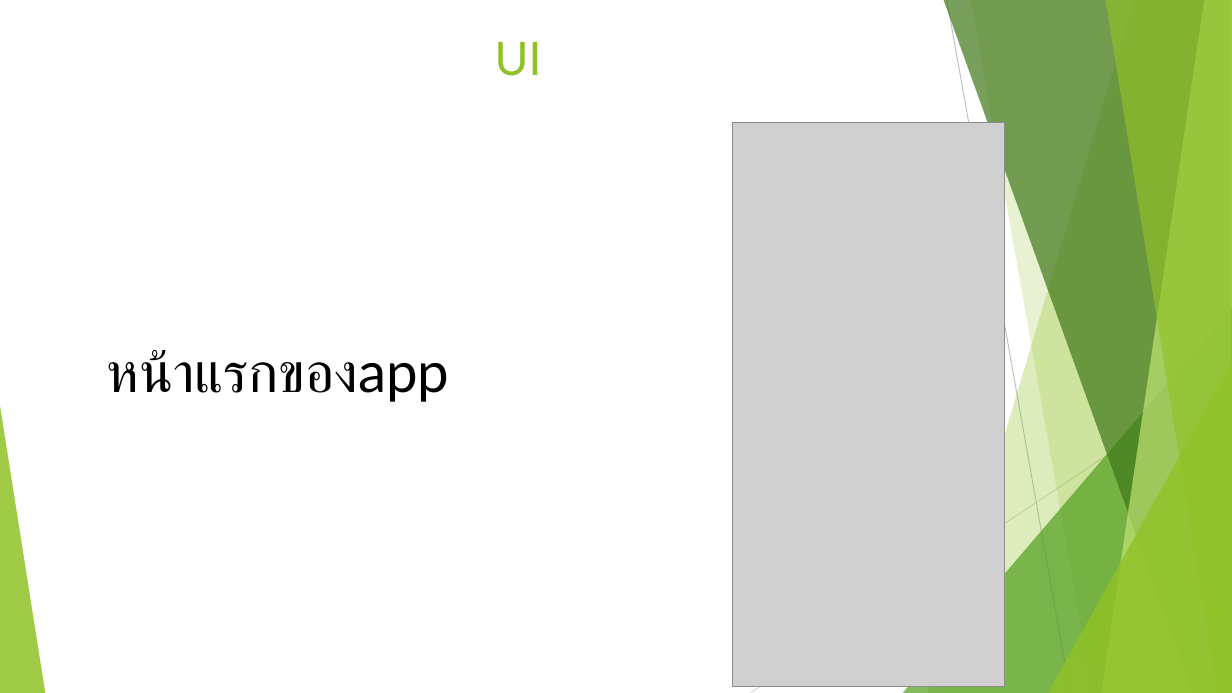
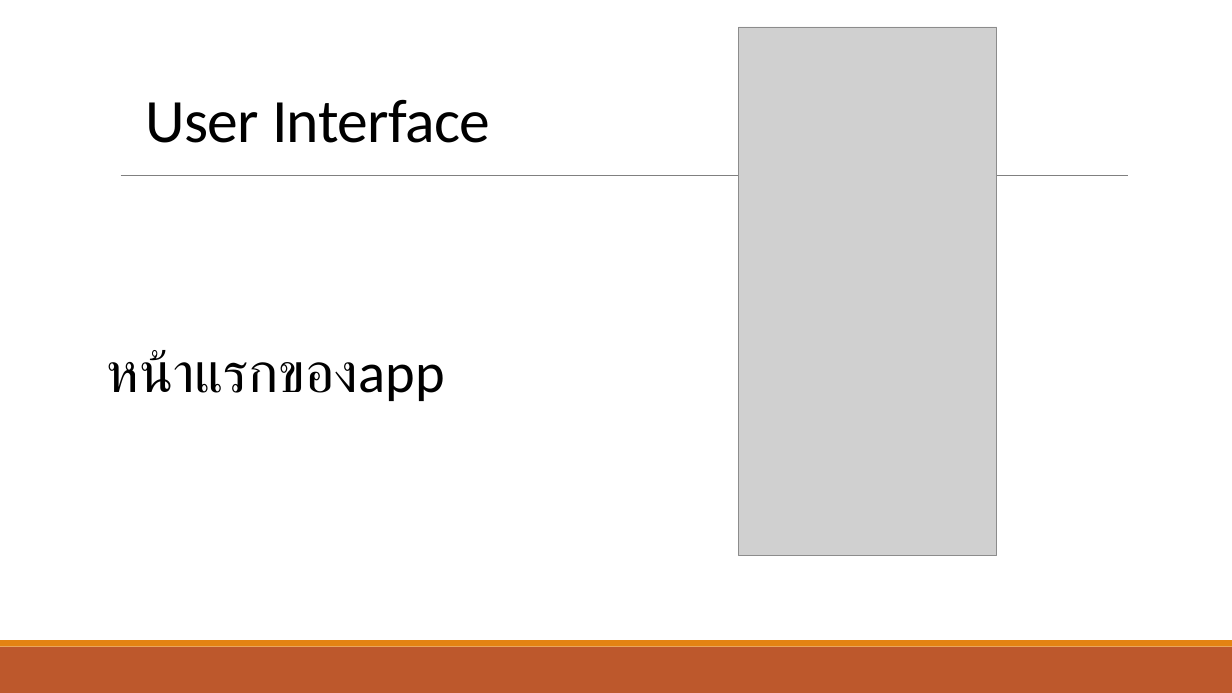
Before and after one commit to entenxl123/New, a slide deck: slide 7 of PROJECT.pptx (slide 5 before the commit). Drawn at 1232x693 pixels with LibreOffice and Linux fonts; fonts in the diff are those of the drawing; grey boxes stand for pictures. Boxes give left, top, right and bottom in pixels: in the first picture for what was removed or moved away, otherwise in the second. Text is boxed around its words. In the diff, an @@ line names an element or a change of style, - is before the commit and + after.

```diff
--- a/PROJECT.pptx
+++ b/PROJECT.pptx
@@ title "User Interface" at box(146, 99, 490, 143): vertical alignment top to bottom @@
@@ picture: place and size @@
-picture at box(732, 122, 1005, 686)
+picture at box(739, 27, 997, 555)
@@ title at box(146, 99, 490, 143): text changed; size 36 to 48 pt; font Lato to Calibri; text colour #90C226 to #000000 @@
-UI
+User Interface
@@ line added from (121, 176) to (1128, 176), #808080 0.5 pt @@
@@ text "หน้าแรกของapp" at box(107, 350, 445, 401): font Lato to Calibri @@
@@ group removed at box(0, 0, 1232, 693): 5 freeform shapes, 3 triangles, 2 lines @@
@@ rectangle added at box(0, 647, 1232, 693), fill #BD582C @@
@@ rectangle added at box(0, 640, 1232, 647), fill #E48312 @@
```
Also in this commit, not shown: 4 other slides changed, 5 slides added, 4 slides removed, 2 other files.
